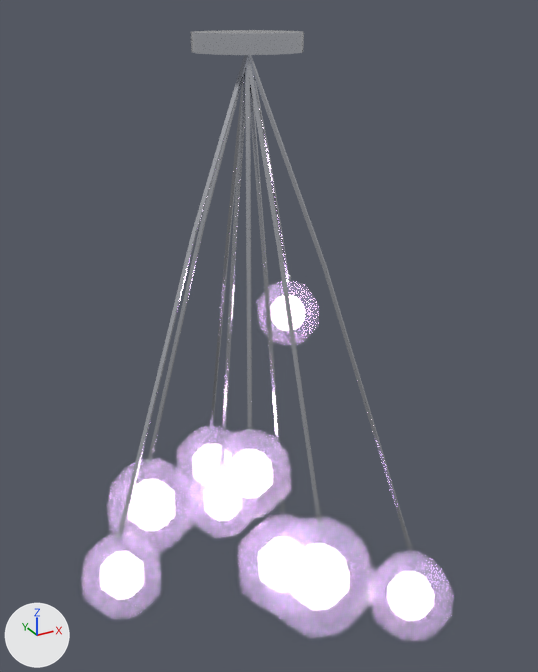
What one commit did to the glTF model public/assets/interiors/salao/chandelier_orbs.glb.
One viewpoint serves both versions: a 50 mm camera at (-0.784, -1.521, 0.045) aimed at (0.081, 0.051, -0.741). Every picture has the same lights, and +X, +Y and +Z are marked at lower left. The older version comes first.

In view in the first picture: 'chandelier_orbs'.
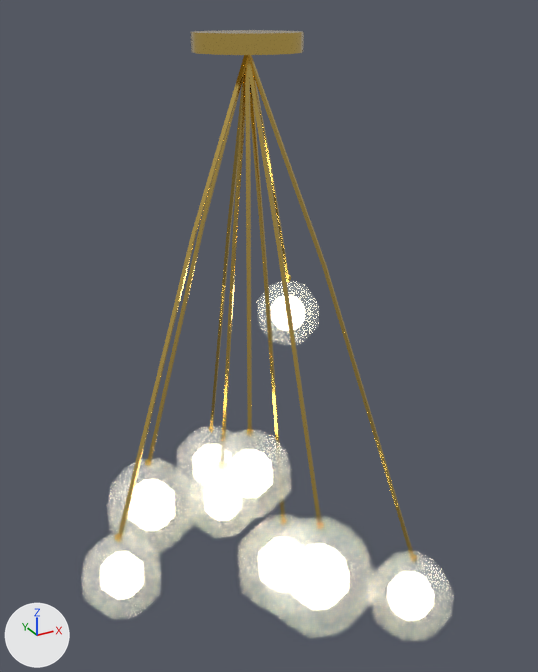
The change in detail:
Material 'trim.013' (mat_trim_013) changes colour from white #e3e6ee to yellow #f2cf6e; in linear values from (0.768, 0.791, 0.855) to (0.888, 0.624, 0.156).
In material 'trim.013' (mat_trim_013), roughness goes from 0.16 to 0.14.
Material 'glass.013' (mat_glass_013) changes colour from purple #e3ccff to white #dfe6e6; in linear values from (0.768, 0.604, 1.0) to (0.738, 0.791, 0.791).
In material 'glow.013' (mat_glow_013), emission_color goes from (1.0, 0.807, 0.922) (pale pink #ffe8f6) to (1.0, 0.839, 0.624) (beige #ffeccf).

Where the change shows, as pixel boxes (x1, y1, x2, y2) in the pictures (538 x 672 px):
'chandelier_orbs', recoloured, surface changed: (81, 30, 454, 642) in both
